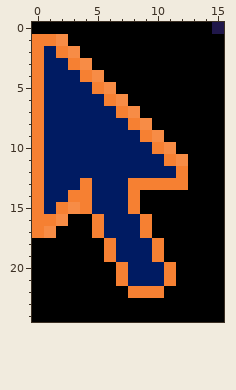
Pixel-art sprite: Content/Slate/cursor.png. The first picture shows the starting point.
The file is 32x50 pixels, drawn in blocks of 2x2; one block is one cell here. Colours within 5 levels of each other are drawn and written as one.
Now the later version:
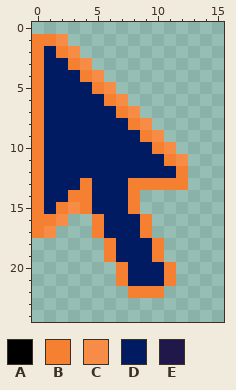
Palette (. is transparent): A #000000  B #f68032  C #f78c46  D #001b62  E #20174a
Commit: Acabar cursor custom. Crear pantalla de carga.
What changed:
Changed rows in their new state; - is an unchanged pixel.
first column x 0:
 0 ................
 1 ---.............
 2 ----............
 3 -----...........
 4 ------..........
 5 -------.........
 6 --------........
 7 ---------.......
 8 ----------......
 9 -----------.....
10 ------------....
11 -------------...
12 -------------...
13 -------------...
14 ---------.......
15 ---------.......
16 ---..-----......
17 --...-----......
18 ......-----.....
19 ......-----.....
20 .......-----....
21 .......-----....
22 ........---.....
23 ................
24 ................
Boxes around the changes in both pictures, in picture pixels (x1, y1, x2, y2):
erased: (32, 22, 224, 322)
